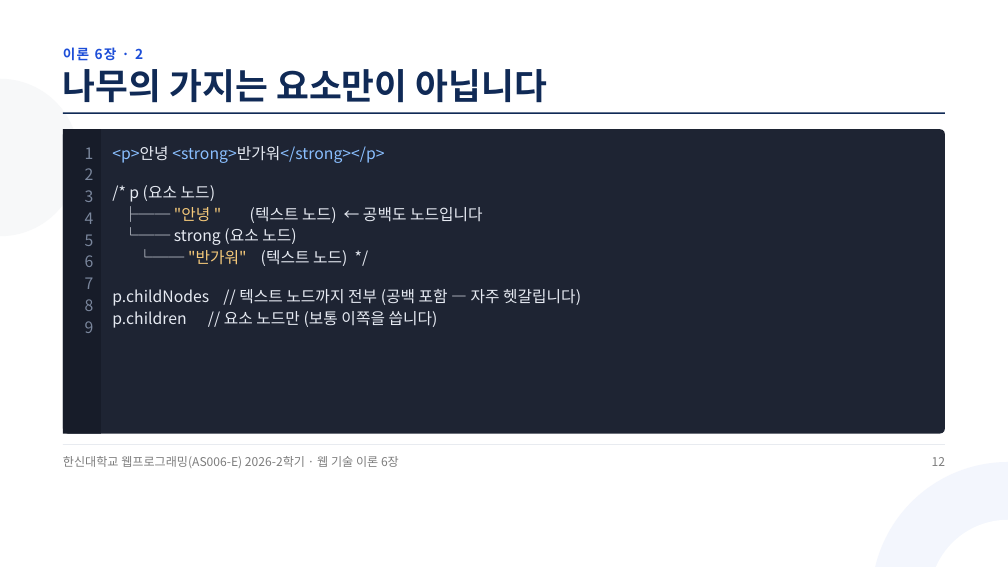
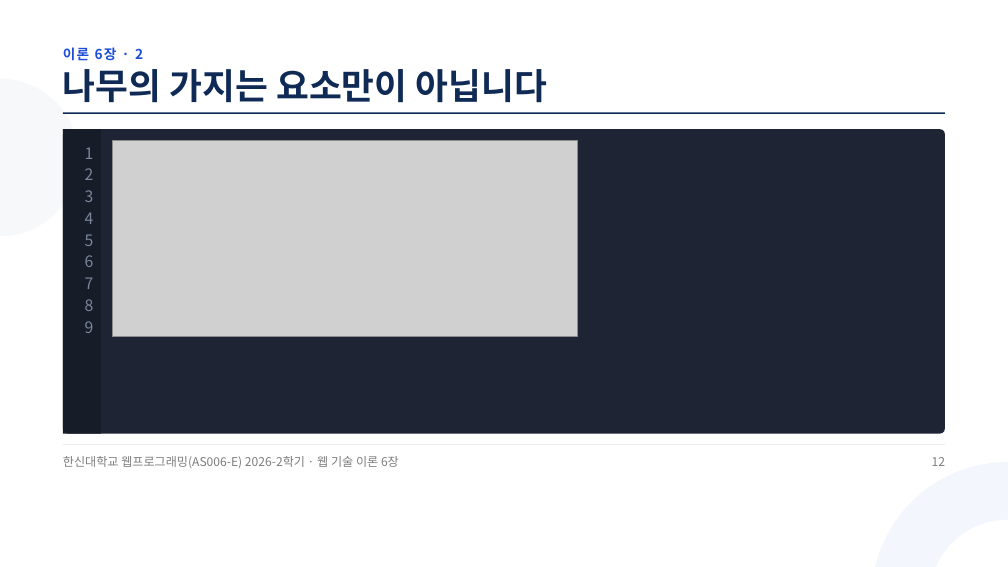
Before and after one commit to aebonlee/materials, a slide deck: slide 12 of hs-web/T06_브라우저와_DOM_이벤트_모델.pptx. Drawn at 1008x567 pixels with LibreOffice and Linux fonts; fonts in the diff are those of the drawing; grey boxes stand for pictures. Boxes give left, top, right and bottom in pixels: in the first picture for what was removed or moved away, otherwise in the second. Text is boxed around its words. In the diff, an @@ line names an element or a change of style, - is before the commit and + after.

```diff
--- a/hs-web/T06_브라우저와_DOM_이벤트_모델.pptx
+++ b/hs-web/T06_브라우저와_DOM_이벤트_모델.pptx
@@ text removed at [112, 146, 581, 328] @@
-<p>안녕 <strong>반가워</strong></p>
-/* p (요소 노드)
-├── "안녕 " (텍스트 노드) ← 공백도 노드입니다
-└── strong (요소 노드)
-└── "반가워" (텍스트 노드) */
-p.childNodes // 텍스트 노드까지 전부 (공백 포함 — 자주 헷갈립니다)
-p.children // 요소 노드만 (보통 이쪽을 씁니다)
@@ picture added at [112, 141, 578, 337] @@
```
Also in this commit, not shown: 1 other slide changed, 15 other files.
